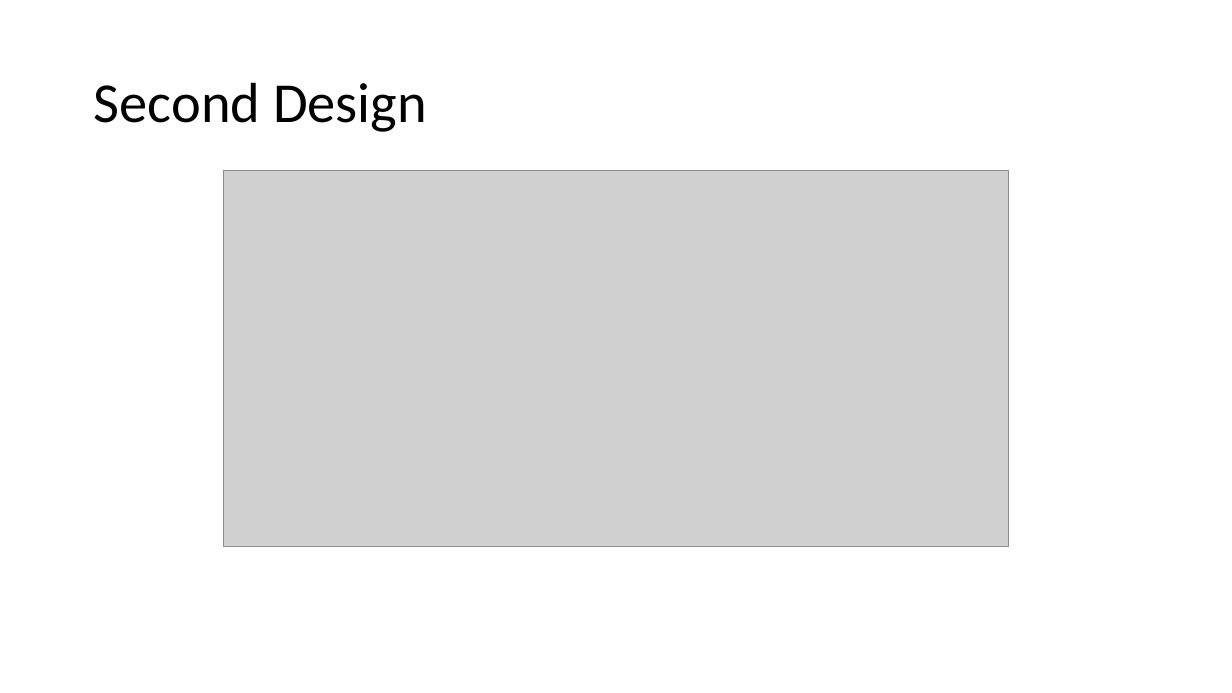
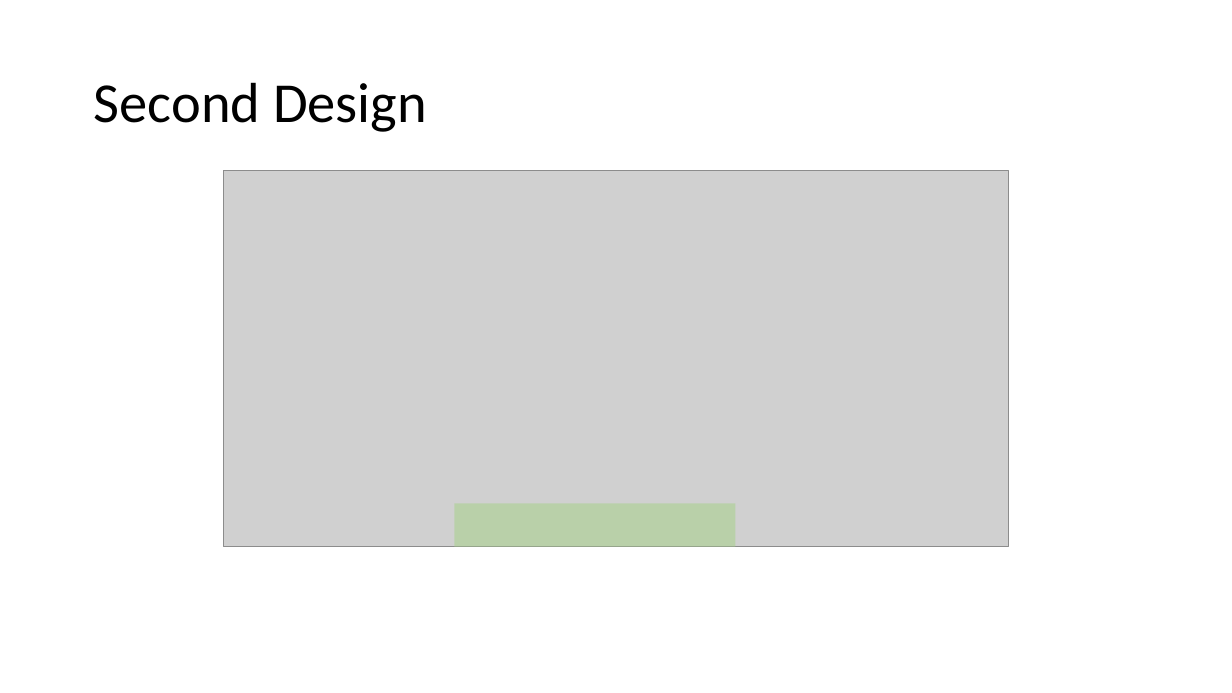
Before and after one commit to JoeSpencer1/497R-Projects, a slide deck: slide 7 of Final Report/Presentation.pptx. Drawn at 1232x693 pixels with LibreOffice and Linux fonts; fonts in the diff are those of the drawing; grey boxes stand for pictures. Boxes give left, top, right and bottom in pixels: in the first picture for what was removed or moved away, otherwise in the second. Text is boxed around its words. In the diff, an @@ line names an element or a change of style, - is before the commit and + after.

Commit message:
Updated presentation

```diff
--- a/Final Report/Presentation.pptx
+++ b/Final Report/Presentation.pptx
@@ rectangle added at (x1=455, y1=504, x2=736, y2=547), fill #A9D18E at 59% opacity @@
```
